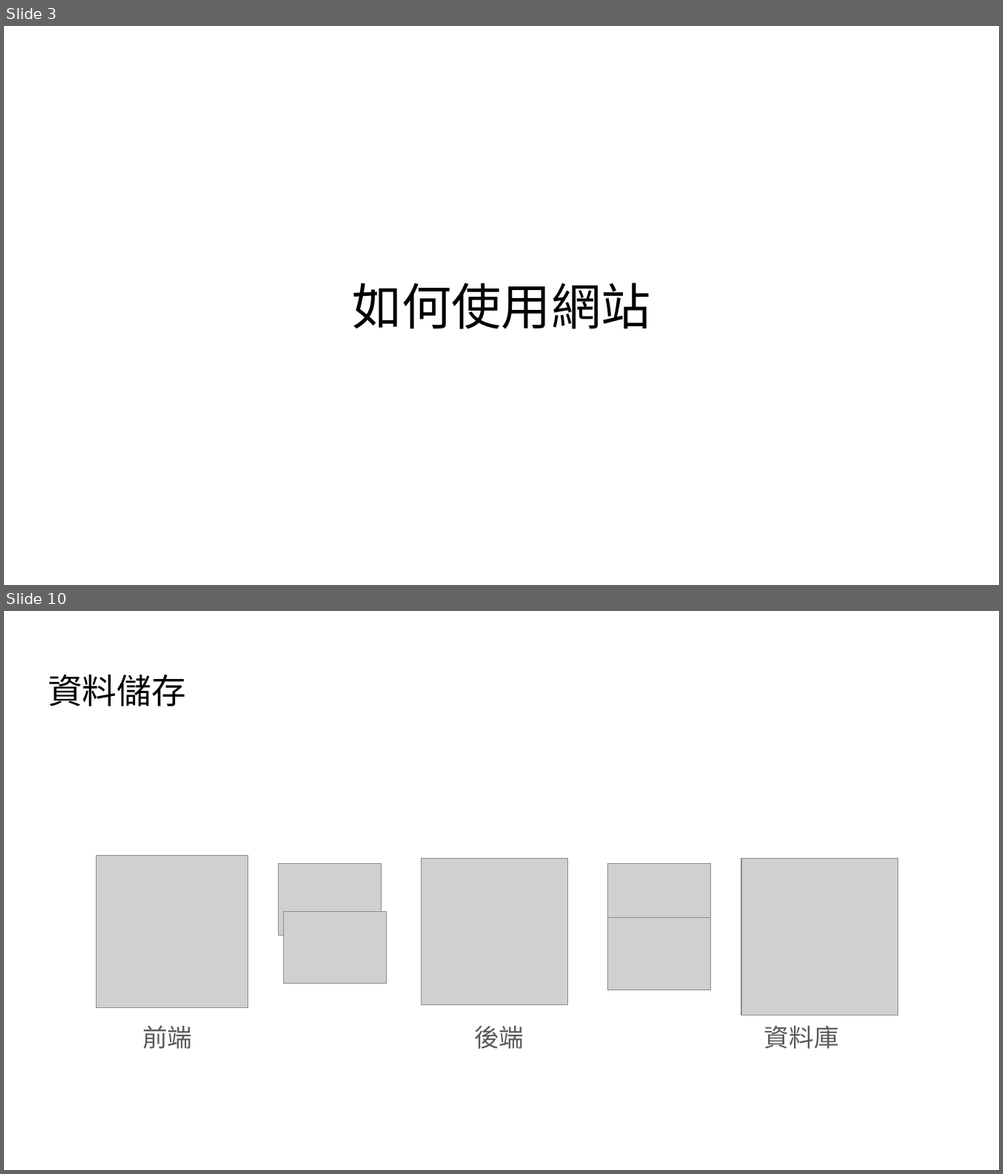
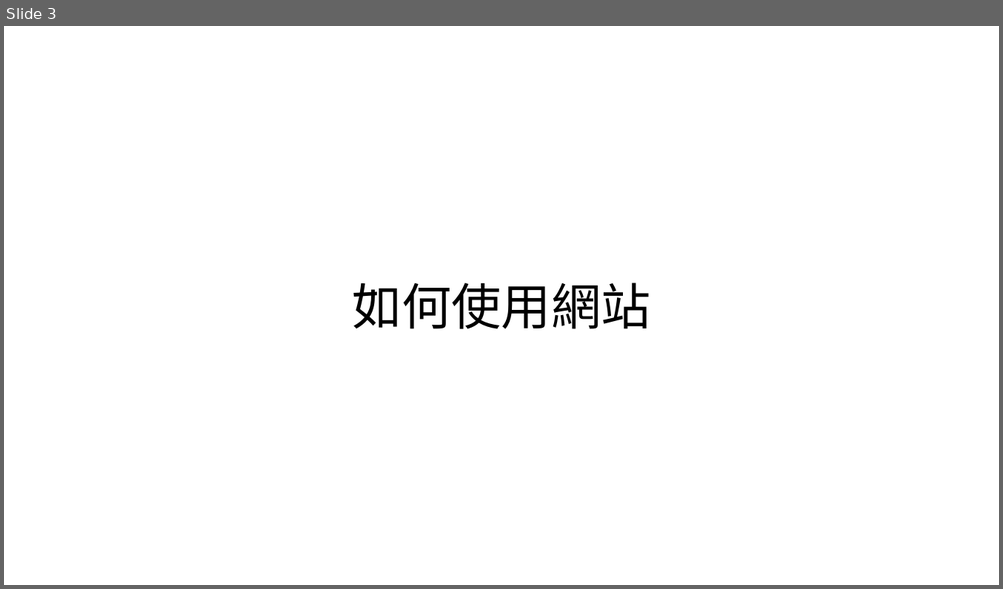
Before and after one commit to Weber0109/final-project, a slide deck: myapp/public/01257003+01257025.pptx. Shown one above the other, each under a label of ours: slides 3 and 10 before the commit, slide 3 after it; the slides between them are not shown. The pictures are 1003x1174 and 1003x589 pixels, drawn with LibreOffice and Linux fonts; fonts in the diff are those of the drawing; grey boxes stand for pictures. Boxes give left, top, right and bottom in pixels: in the first picture for what was removed or moved away, otherwise in the second. Text is boxed around its words. In the diff, an @@ line names an element or a change of style, - is before the commit and + after.

```diff
--- a/myapp/public/01257003+01257025.pptx
+++ b/myapp/public/01257003+01257025.pptx
@@ slide 10 removed at <box>4,611,999,1170</box>, background #FFFFFF @@
@@ title removed at <box>48,674,186,706</box> @@
-資料儲存
@@ group removed at <box>96,856,898,1049</box>: 7 pictures, 3 texts @@
-前端
-後端
-資料庫
```
Also in this commit, not shown: 7 slides changed, 4 slides added, 1 other slide removed, 3 other files.
